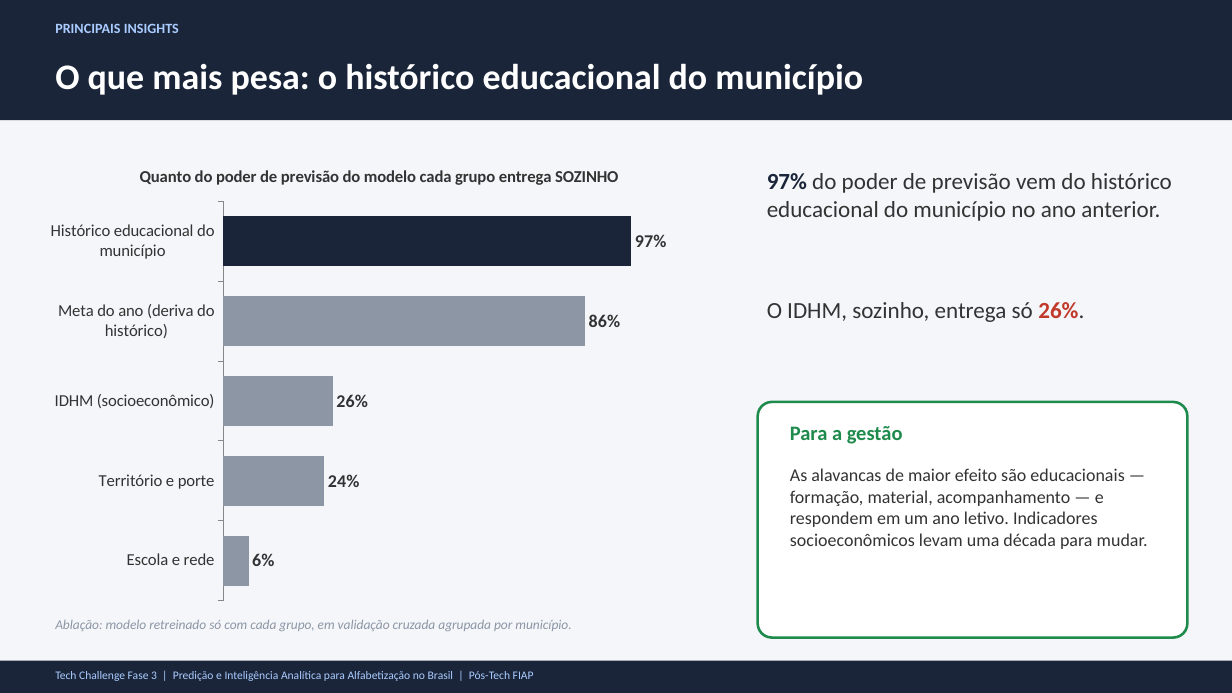
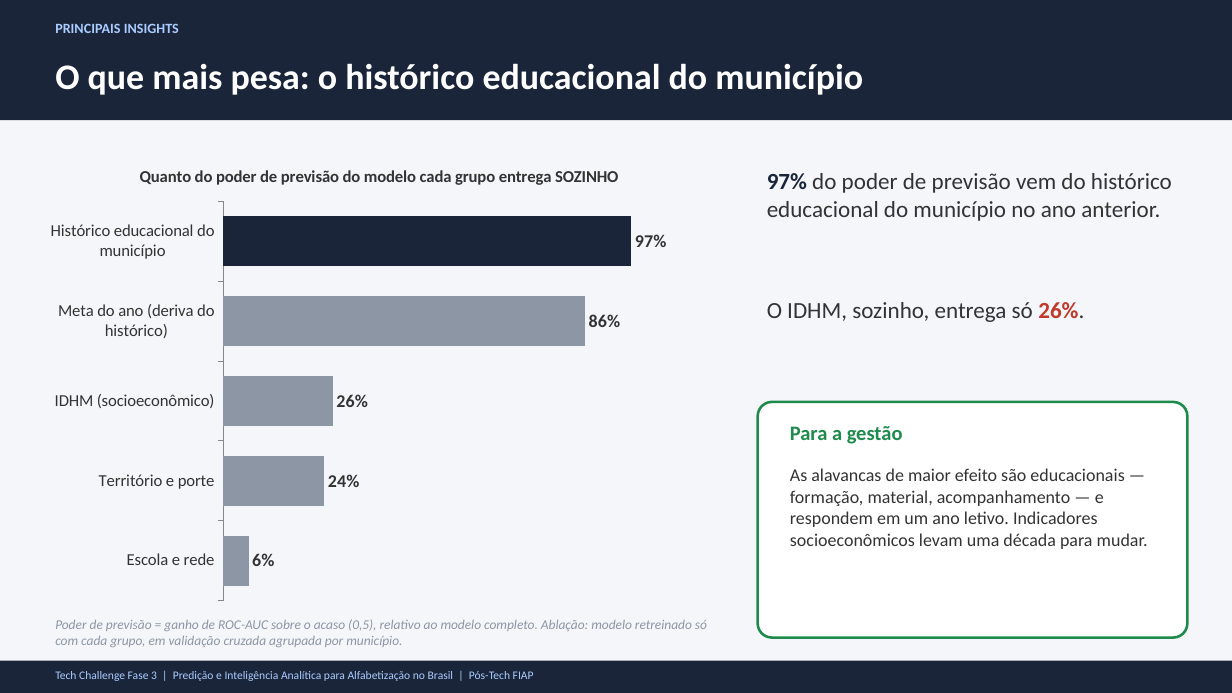
Before and after one commit to Fe-Biaggio/TechChallenge_3, a slide deck: slide 5 of reports/presentation/Alfabetizacao_Fase3_Apresentacao.pptx. Drawn at 1232x693 pixels with LibreOffice and Linux fonts; fonts in the diff are those of the drawing. Boxes give left, top, right and bottom in pixels: in the first picture for what was removed or moved away, otherwise in the second. Text is boxed around its words. In the diff, an @@ line names an element or a change of style, - is before the commit and + after.

```diff
--- a/reports/presentation/Alfabetizacao_Fase3_Apresentacao.pptx
+++ b/reports/presentation/Alfabetizacao_Fase3_Apresentacao.pptx
@@ text at bbox=[55, 619, 707, 647]: text changed @@
-Ablação: modelo retreinado só com cada grupo, em validação cruzada agrupada por município.
+Poder de previsão = ganho de ROC-AUC sobre o acaso (0,5), relativo ao modelo completo. Ablação: modelo retreinado só com cada grupo, em validação cruzada agrupada por município.
```
Also in this commit, not shown: 2 other slides changed, 2 other files.
